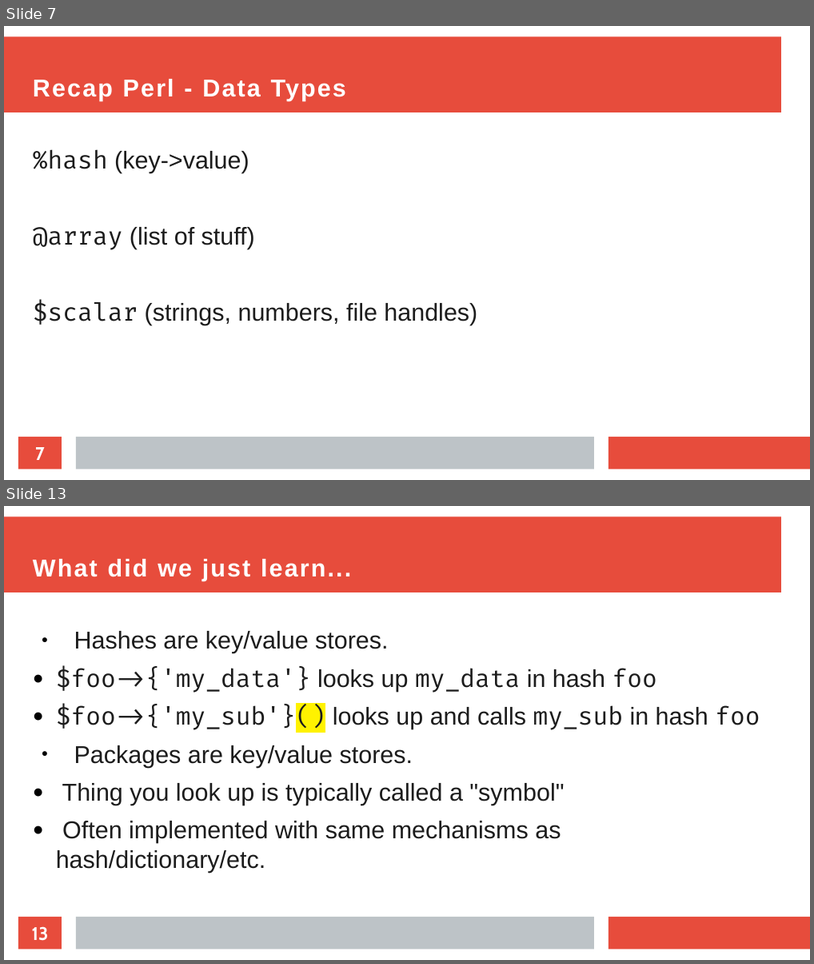
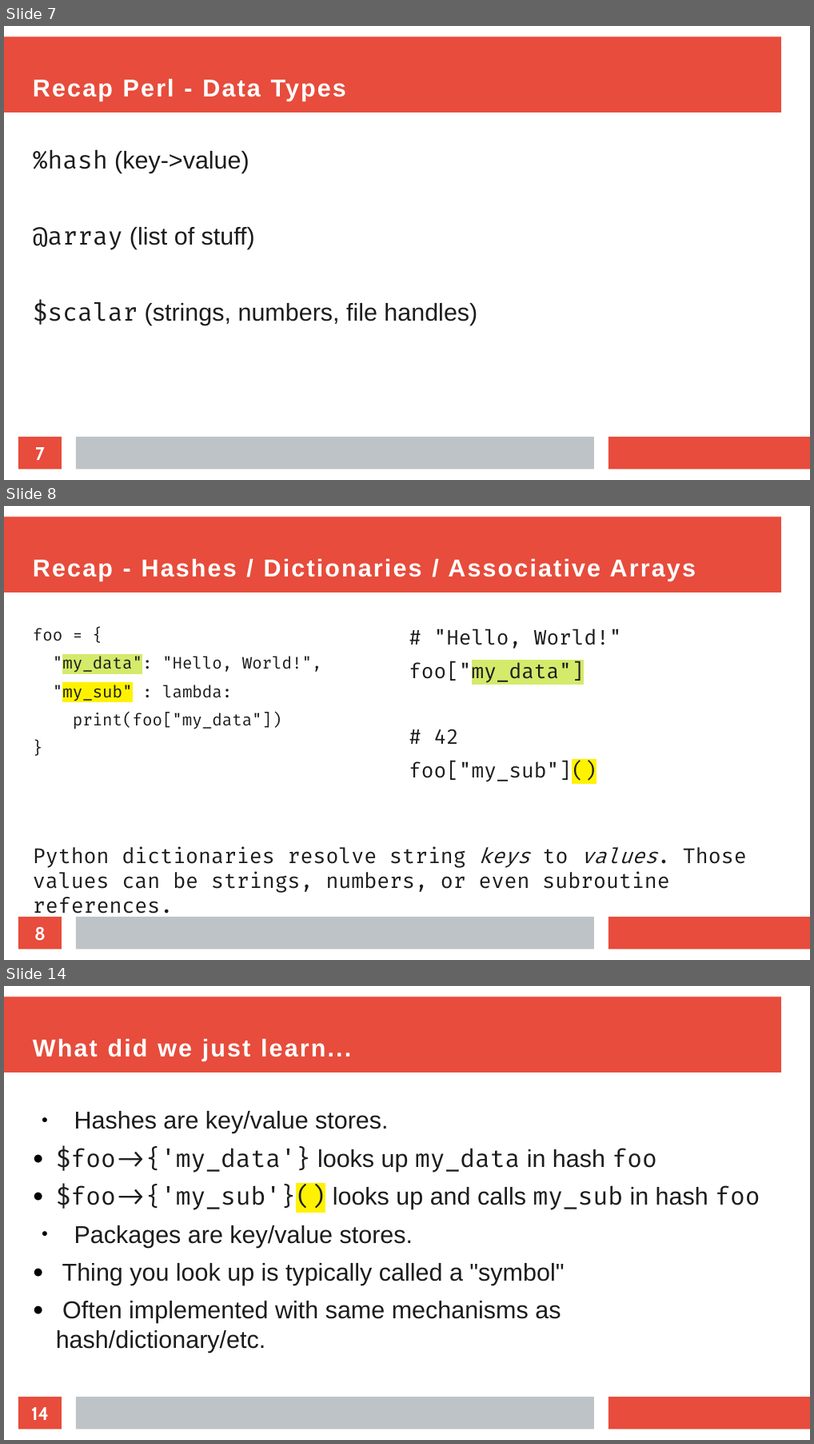
Before and after one commit to EvanCarroll/tech-presentations, a slide deck: perl/objects.odp. Shown one above the other, each under a label of ours: slides 7 and 13 before the commit, slides 7, 8 and 14 after it; the slides between them are not shown. The pictures are 814x964 and 814x1444 pixels, drawn with LibreOffice and Linux fonts; fonts in the diff are those of the drawing. Boxes give left, top, right and bottom in pixels: in the first picture for what was removed or moved away, otherwise in the second. Text is boxed around its words. In the diff, an @@ line names an element or a change of style, - is before the commit and + after.

```diff
--- a/perl/objects.odp
+++ b/perl/objects.odp
@@ slide 8 added at <box>4,506,810,960</box>, background #FFFFFF; not listed: 3 template elements that a slide beside it also shows @@
@@ title added at <box>33,559,696,581</box>, 24 pt, text #FFFFFF, bold @@
+Recap - Hashes / Dictionaries / Associative Arrays
@@ text added at <box>33,628,322,729</box>, 16 pt, text #1C1C1C @@
+foo = {
+"my_data": "Hello, World!",
+"my_sub" : lambda:
+print(foo["my_data"])
+}
@@ text added at <box>409,628,622,783</box>, 20 pt, text #1C1C1C @@
+# "Hello, World!"
+foo["my_data"]
+# 42
+foo["my_sub"]()
@@ text added at <box>33,847,747,919</box>, 20.4 pt, text #1C1C1C @@
+Python dictionaries resolve string keys to values. Those values can be strings, numbers, or even subroutine references.
@@ page number added at <box>18,916,62,948</box>, fill #E74C3C, 18 pt, text #FFFFFF, bold @@
+8
@@ what was slide 13 is now slide 14 @@
@@ page number at <box>31,1407,49,1420</box>: text changed @@
-13
+14
```
Also in this commit, not shown: 16 slides changed.
